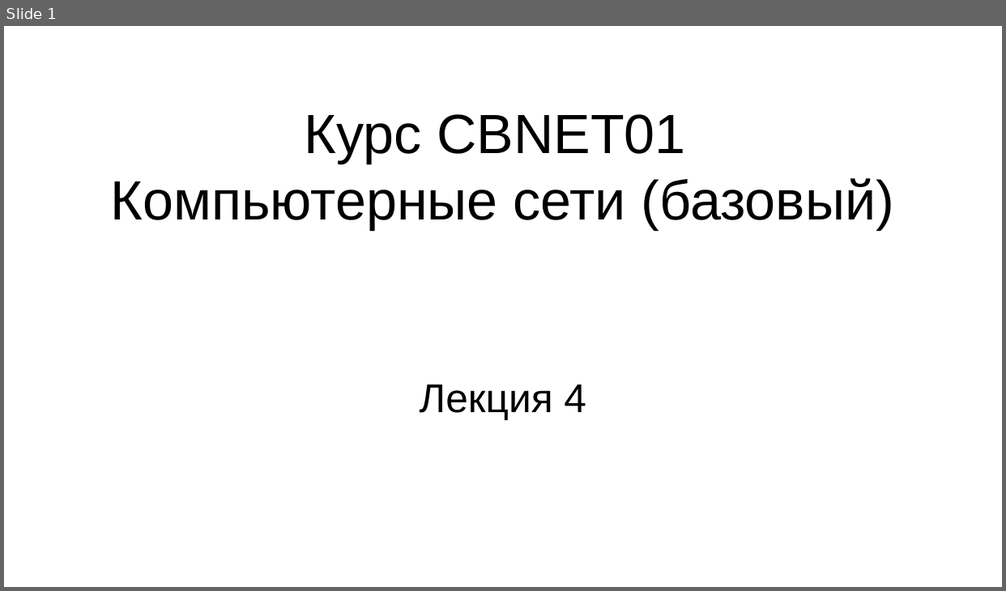
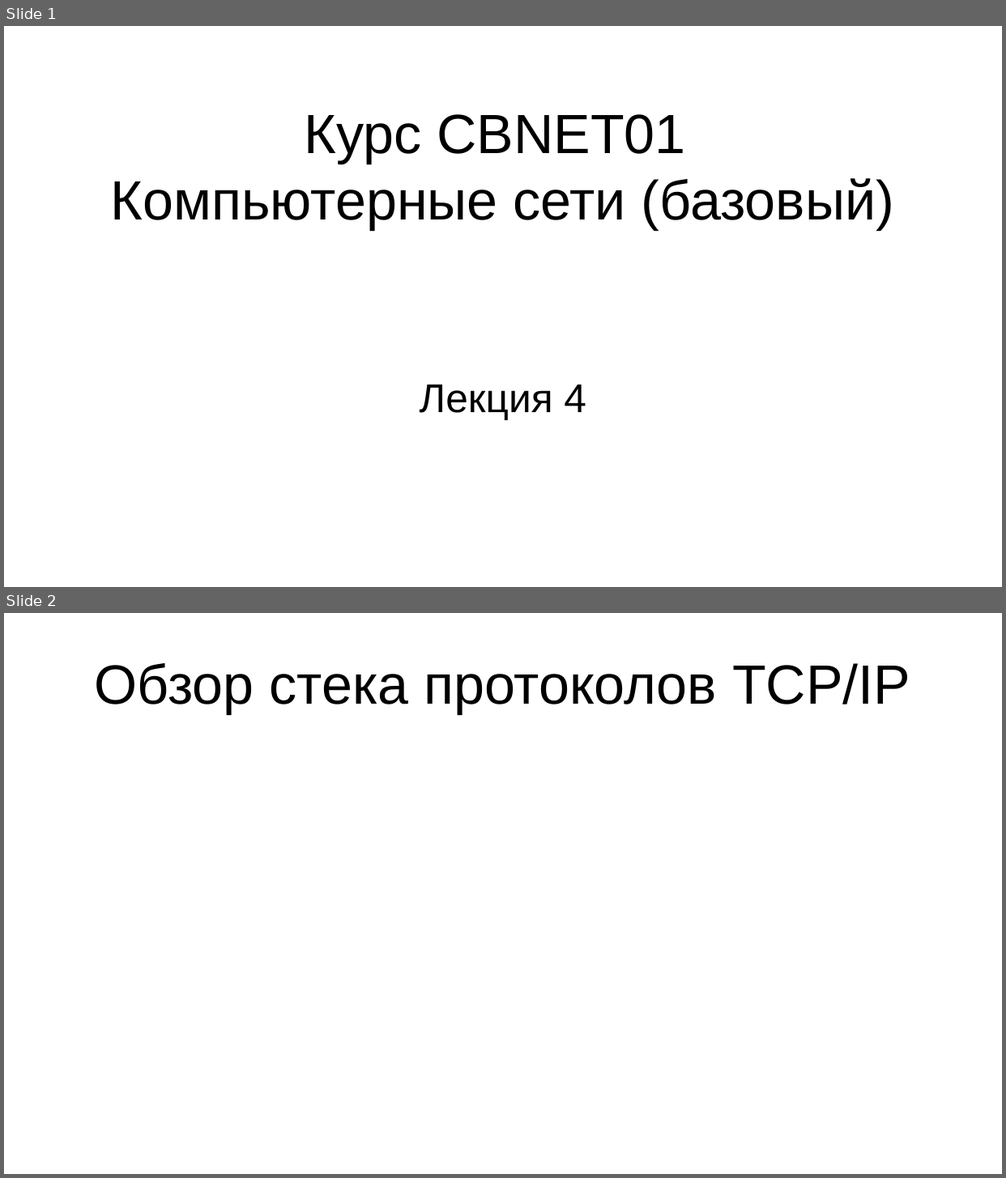
Before and after one commit to steelcraft/stud-lab, a slide deck: Лекции/CBNET01#L4.odp. Shown one above the other, each under a label of ours: slide 1 before the commit, slides 1 and 2 after it. The pictures are 1006x591 and 1006x1178 pixels, drawn with LibreOffice and Linux fonts; fonts in the diff are those of the drawing. Boxes give left, top, right and bottom in pixels: in the first picture for what was removed or moved away, otherwise in the second. Text is boxed around its words. In the diff, an @@ line names an element or a change of style, - is before the commit and + after.

```diff
--- a/Лекции/CBNET01#L4.odp
+++ b/Лекции/CBNET01#L4.odp
@@ slide 2 added at bbox=[4, 613, 1002, 1174], background #FFFFFF @@
@@ title added at bbox=[94, 663, 910, 714], 44 pt, text #000000 @@
+Обзор стека протоколов TCP/IP
```
Also in this commit, not shown: 6 other slides added.
